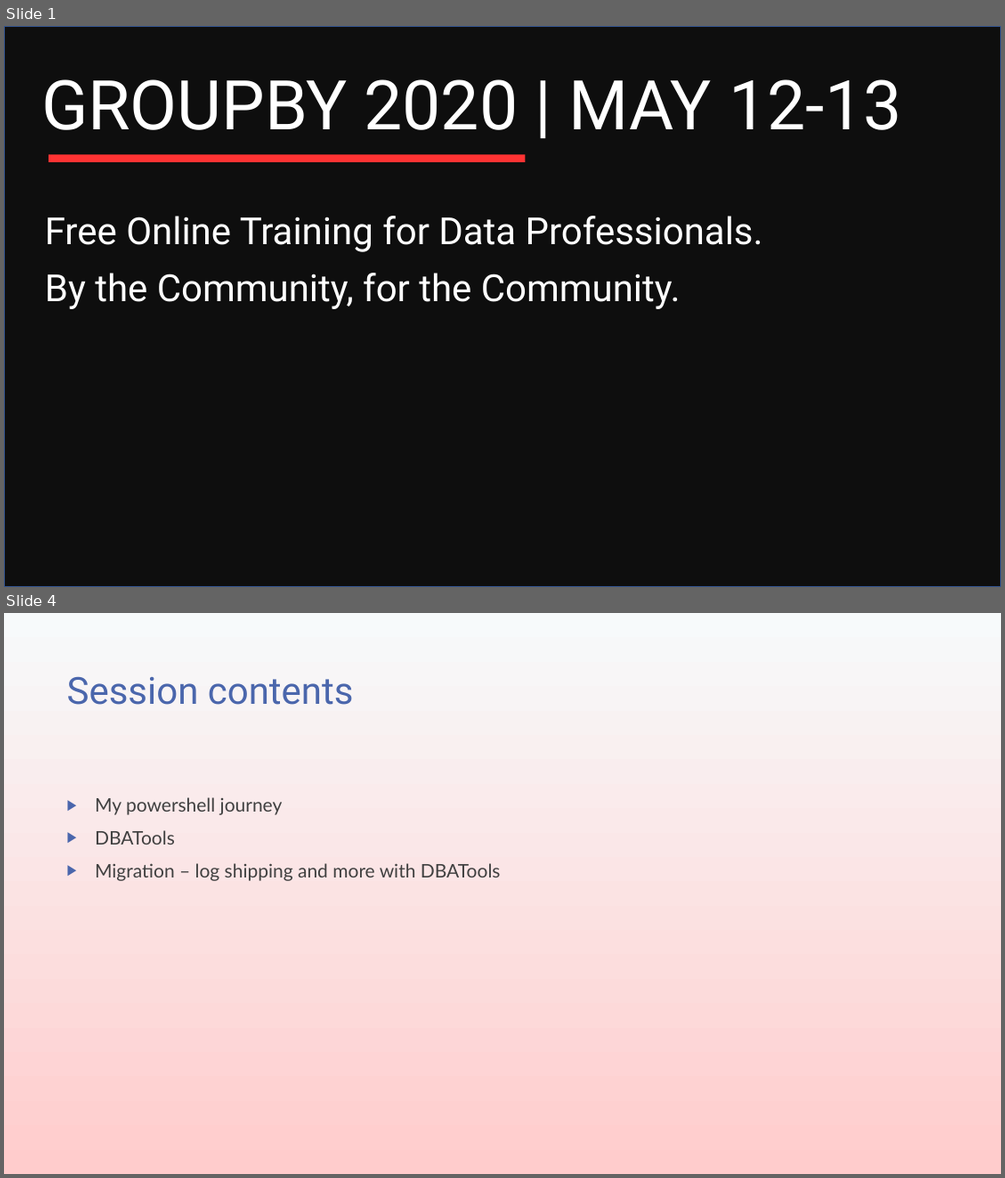
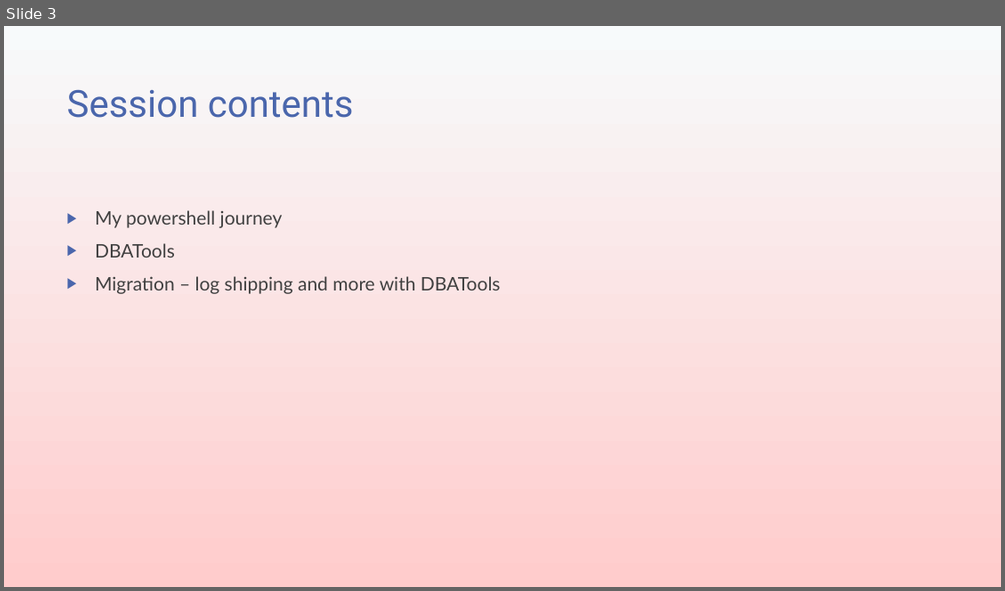
Before and after one commit to transmokopter/Presentations, a slide deck: ILoveDBATools/ILoveDBATools.pptx. Shown one above the other, each under a label of ours: slides 1 and 4 before the commit, slide 3 after it; the slides between them are not shown. The pictures are 1005x1178 and 1005x591 pixels, drawn with LibreOffice and Linux fonts; fonts in the diff are those of the drawing; background and template pictures are left out; a plain dark background stands for a picture behind light text. Boxes give left, top, right and bottom in pixels: in the first picture for what was removed or moved away, otherwise in the second. Text is boxed around its words. In the diff, an @@ line names an element or a change of style, - is before the commit and + after.

```diff
--- a/ILoveDBATools/ILoveDBATools.pptx
+++ b/ILoveDBATools/ILoveDBATools.pptx
@@ slide 1 removed at box(4, 26, 1001, 587), background picture (left out) @@
@@ rectangle removed at box(4, 26, 1001, 587) @@
@@ text removed at box(41, 79, 901, 130) @@
-GROUPBY 2020 | MAY 12-13
@@ rectangle removed at box(48, 155, 526, 162) @@
@@ text removed at box(45, 216, 763, 309) @@
-Free Online Training for Data Professionals.
-By the Community, for the Community.
@@ what was slide 4 is now slide 3 @@
```
Also in this commit, not shown: 8 slides changed, 1 slide added, 2 other slides removed, 2 other files.
